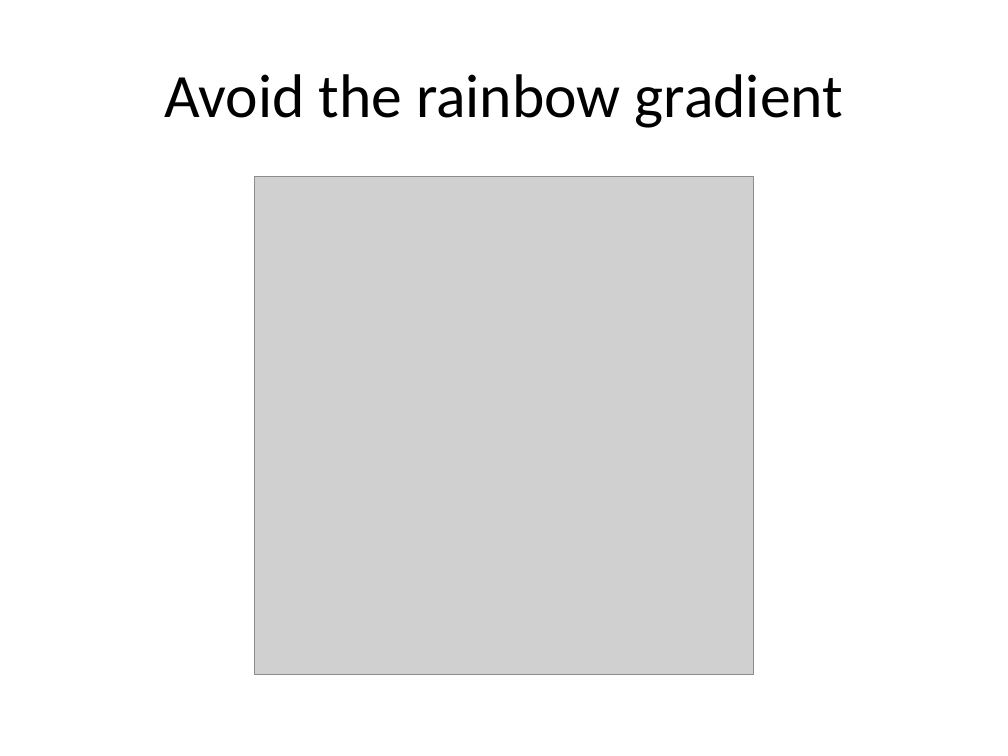
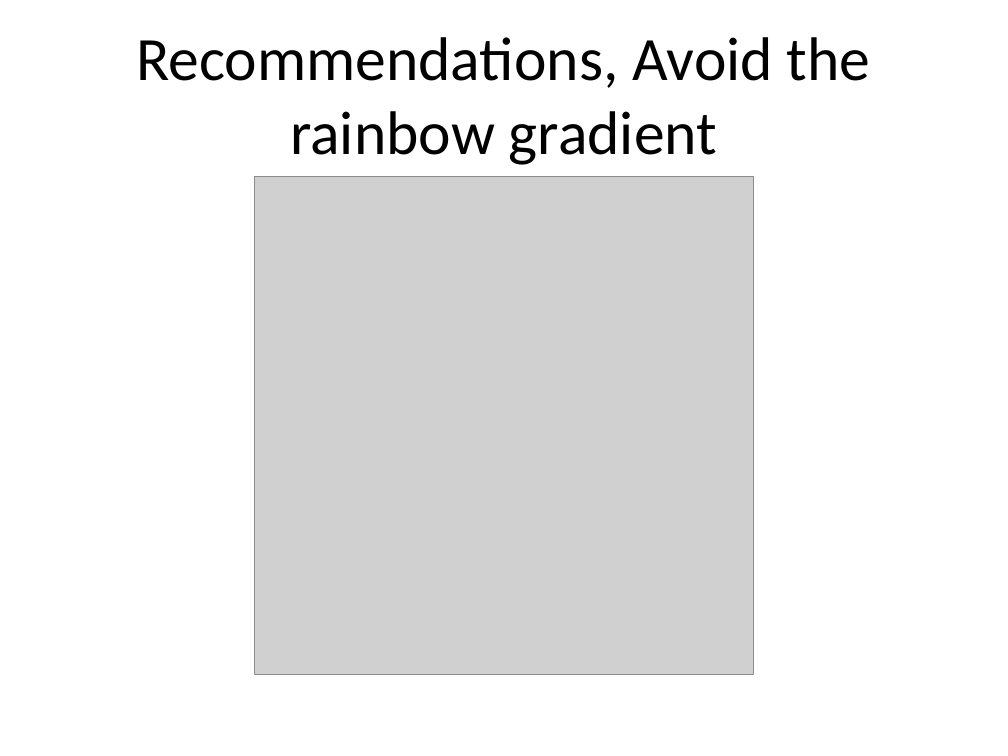
Before and after one commit to pmean/data-visualization, a slide deck: slide 14 of data-viz-02/component/recommendations-colors.pptx. Drawn at 1008x756 pixels with LibreOffice and Linux fonts; fonts in the diff are those of the drawing; grey boxes stand for pictures. Boxes give left, top, right and bottom in pixels: in the first picture for what was removed or moved away, otherwise in the second. Text is boxed around its words. In the diff, an @@ line names an element or a change of style, - is before the commit and + after.

```diff
--- a/data-viz-02/component/recommendations-colors.pptx
+++ b/data-viz-02/component/recommendations-colors.pptx
@@ title at (136, 37, 871, 165): text changed @@
-Avoid the rainbow gradient
+Recommendations, Avoid the rainbow gradient
```
Also in this commit, not shown: 11 other slides changed, 6 slides added, 3 slides removed, 40 other files.
